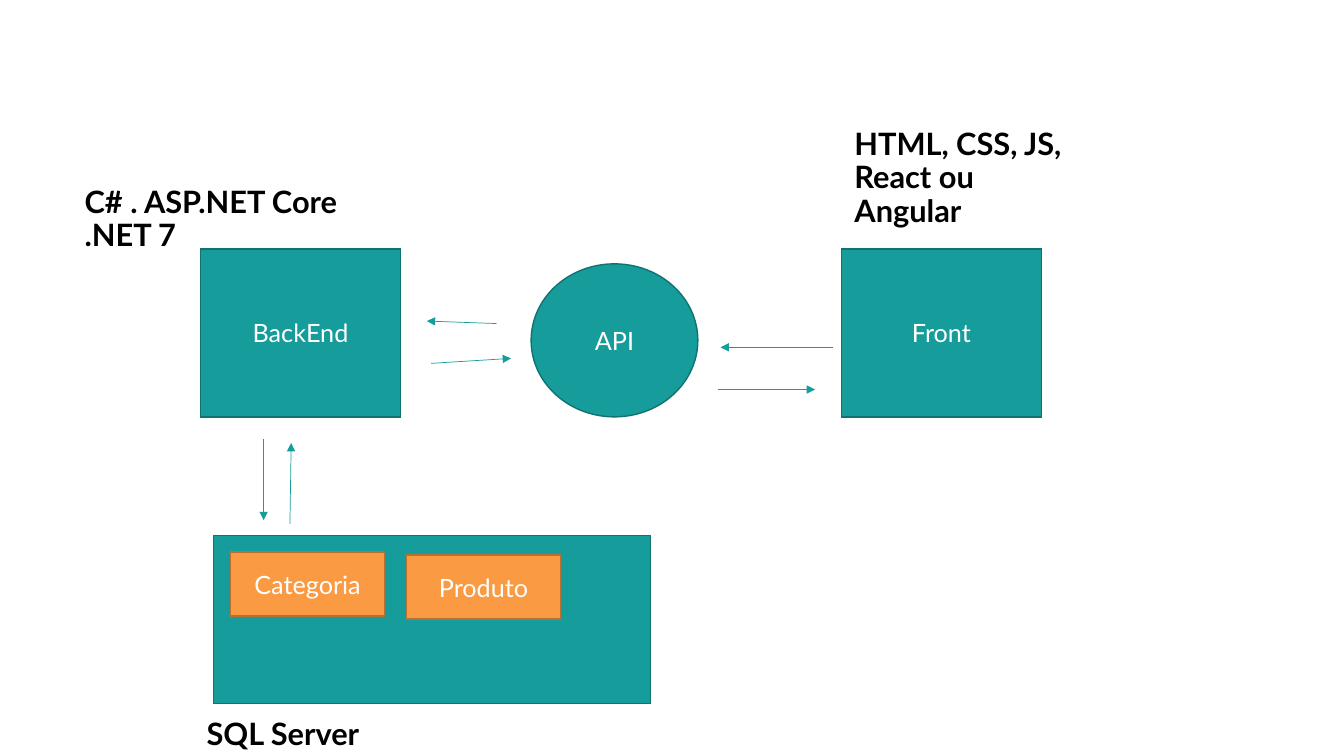
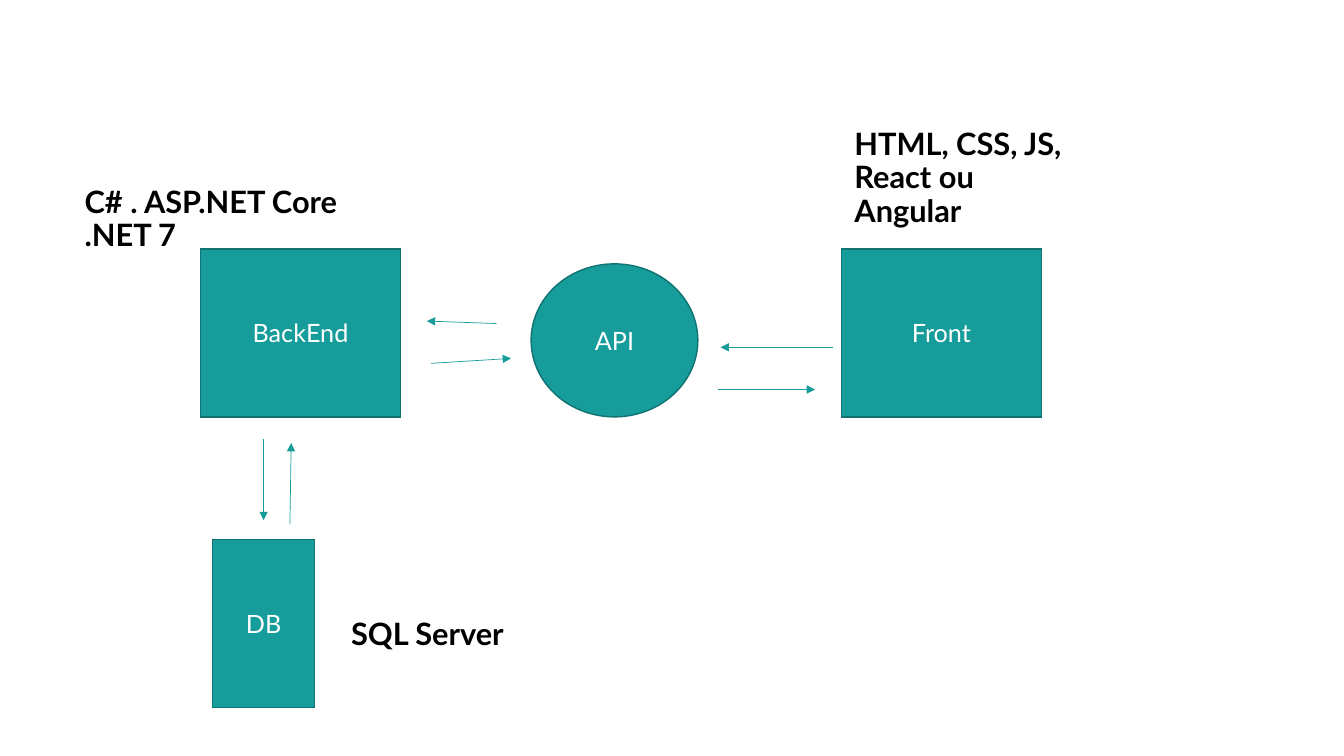
Before and after one commit to cauan1746/almoxarifadoCavinques, a slide deck: slide 11 of Documentacao/ModelagemSistema_TemplateInicial.pptx. Drawn at 1344x756 pixels with LibreOffice and Linux fonts; fonts in the diff are those of the drawing. Boxes give left, top, right and bottom in pixels: in the first picture for what was removed or moved away, otherwise in the second. Text is boxed around its words. In the diff, an @@ line names an element or a change of style, - is before the commit and + after.

```diff
--- a/Documentacao/ModelagemSistema_TemplateInicial.pptx
+++ b/Documentacao/ModelagemSistema_TemplateInicial.pptx
@@ text "SQL Server": place and size @@
-text "SQL Server" at bbox=[207, 722, 359, 750]
+text "SQL Server" at bbox=[351, 622, 503, 650]
@@ rectangle "DB": place and size @@
-rectangle "DB" at bbox=[214, 535, 651, 704]
+rectangle "DB" at bbox=[213, 539, 316, 708]
@@ rectangle removed at bbox=[231, 553, 385, 617] @@
-Categoria
@@ rectangle removed at bbox=[406, 556, 561, 620] @@
-Produto
@@ text in rectangle at bbox=[246, 615, 281, 633]: text added @@
+DB
```
Also in this commit, not shown: 4 other slides changed, 7 slides added, 2 slides removed, 2 other files.
